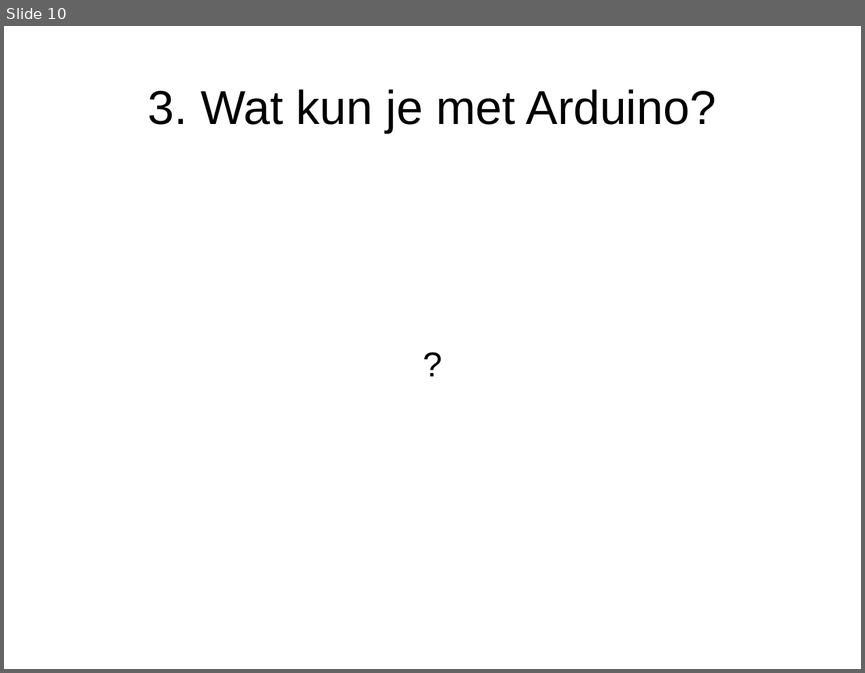
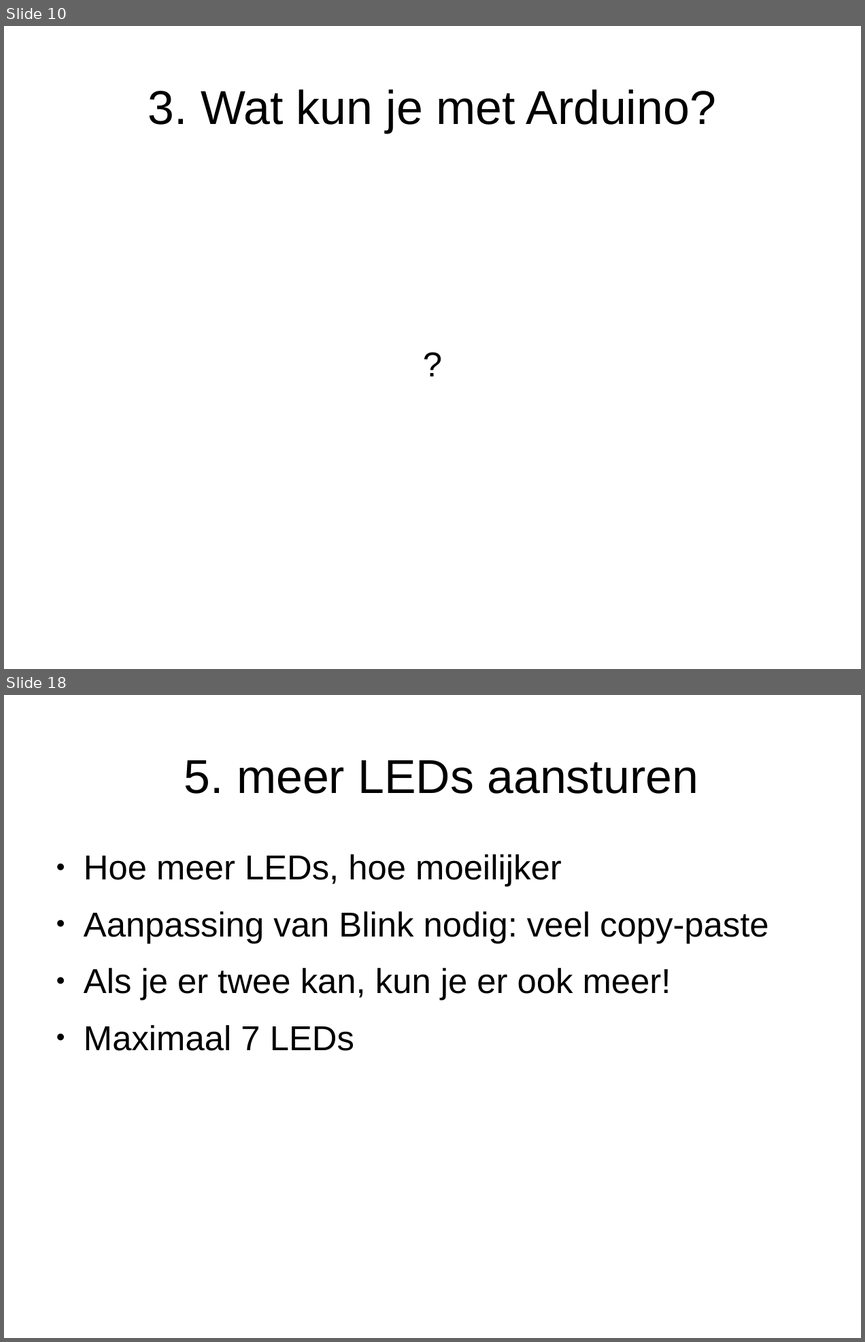
Before and after one commit to djog/arduino_cursus, a slide deck: Presentaties/Dag1.odp. Shown one above the other, each under a label of ours: slide 10 before the commit, slides 10 and 18 after it; the slides between them are not shown. The pictures are 865x673 and 865x1342 pixels, drawn with LibreOffice and Linux fonts; fonts in the diff are those of the drawing. Boxes give left, top, right and bottom in pixels: in the first picture for what was removed or moved away, otherwise in the second. Text is boxed around its words. In the diff, an @@ line names an element or a change of style, - is before the commit and + after.

```diff
--- a/Presentaties/Dag1.odp
+++ b/Presentaties/Dag1.odp
@@ slide 18 added at (x1=4, y1=695, x2=861, y2=1338), background #FFFFFF @@
@@ title added at (x1=184, y1=760, x2=698, y2=794), 44 pt, text #000000 @@
+5. meer LEDs aansturen
@@ text added at (x1=84, y1=854, x2=768, y2=1051), 32 pt, text #000000 @@
+● Hoe meer LEDs, hoe moeilijker
+● Aanpassing van Blink nodig: veel copy-paste
+● Als je er twee kan, kun je er ook meer!
+● Maximaal 7 LEDs
```
Also in this commit, not shown: 2 slides changed, 13 other slides added, 9 other files.
